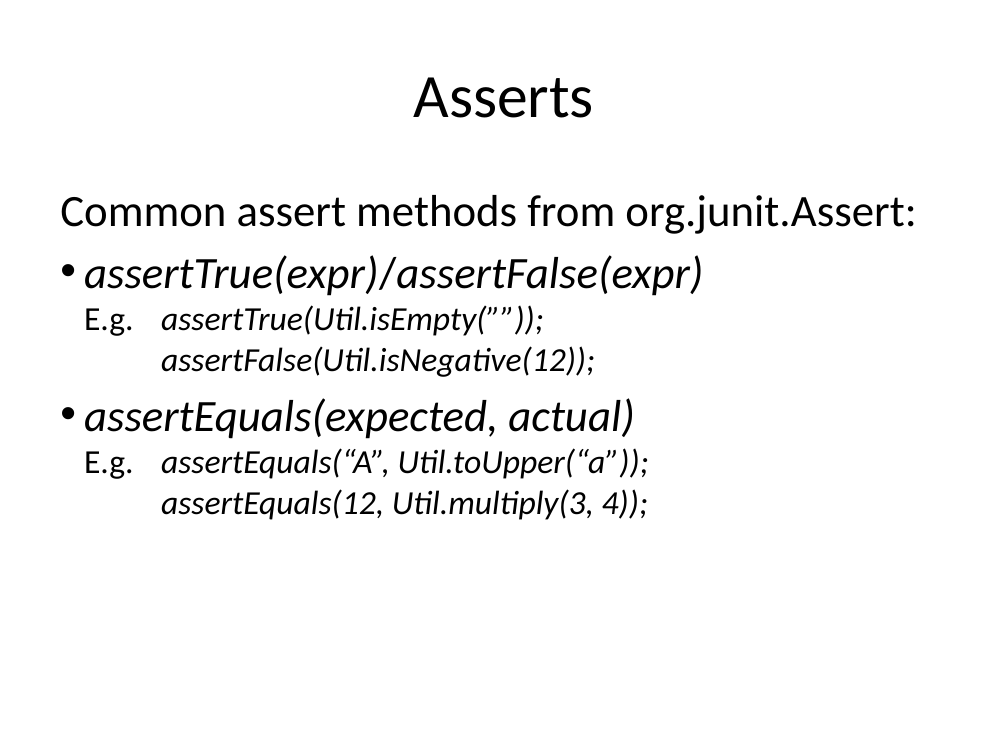
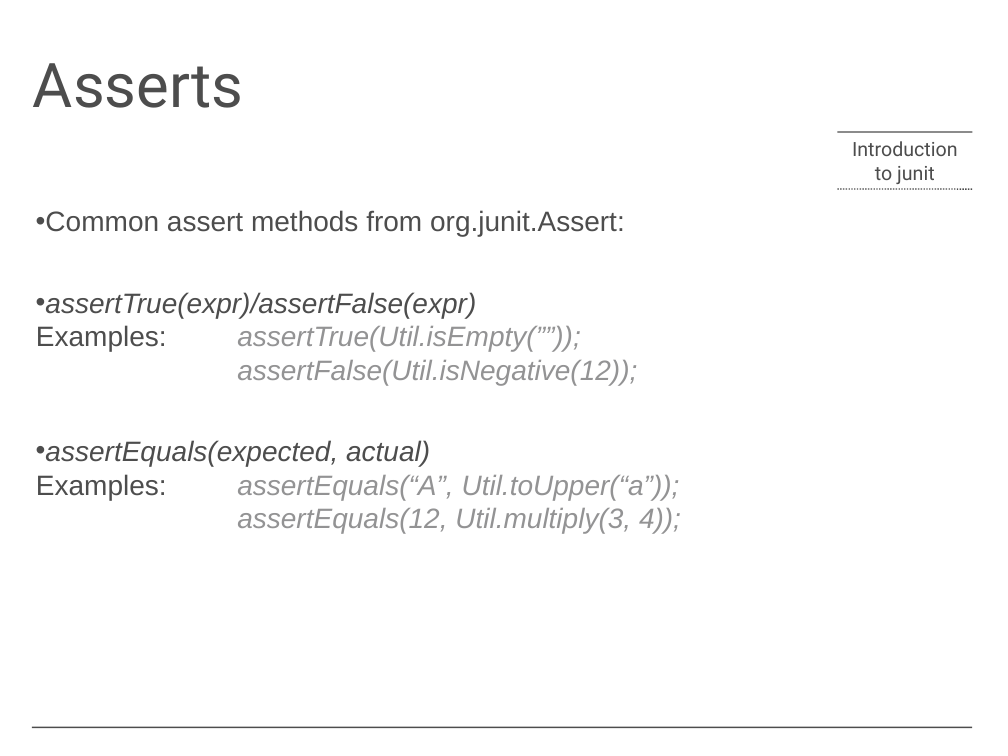
Before and after one commit to keppil/junit-demo, a slide deck: slide 5 of slides/Introduction to Junit.ppt. Drawn at 1008x756 pixels with LibreOffice and Linux fonts; fonts in the diff are those of the drawing; background and template pictures are left out. Boxes give left, top, right and bottom in pixels: in the first picture for what was removed or moved away, otherwise in the second. Text is boxed around its words. In the diff, an @@ line names an element or a change of style, - is before the commit and + after.

Commit message:
Updated slides

```diff
--- a/slides/Introduction to Junit.ppt
+++ b/slides/Introduction to Junit.ppt
@@ title "Asserts" moved from (x1=414, y1=77, x2=595, y2=118) to (x1=33, y1=63, x2=244, y2=108) @@
@@ title "Asserts" at (x1=33, y1=63, x2=244, y2=108): font Calibri to Roboto, text colour #000000 to #4D4D4D; alignment centre to left; line spacing 1 to 0.7; vertical alignment middle to bottom @@
@@ line added from (838, 132) to (973, 132), #4D4D4D 0.99 pt @@
@@ text added at (x1=852, y1=141, x2=958, y2=184), 14 pt, text #4D4D4D @@
+Introduction to junit
@@ text "Common assert methods from org.junit.Assert:" moved from (x1=60, y1=195, x2=916, y2=520) to (x1=36, y1=210, x2=681, y2=533) @@
@@ line added from (838, 190) to (973, 190), #4D4D4D 0.99 pt dashed @@
@@ text at (x1=36, y1=210, x2=625, y2=236): size 32 to 20 pt, font Calibri to Arial, text colour #000000 to #4D4D4D in "Common assert methods from org.junit.Assert:"; bullet none to •; less space between paragraphs @@
@@ text at (x1=36, y1=292, x2=681, y2=533): text changed; size 24 to 20 pt; font Calibri to Arial; text colour #000000 to #939394 @@
-• assertTrue(expr)/assertFalse(expr)
-  E.g. assertTrue(Util.isEmpty(””));
-  assertFalse(Util.isNegative(12));
-• assertEquals(expected, actual)
-  E.g. assertEquals(“A”, Util.toUpper(“a”));
-  assertEquals(12, Util.multiply(3, 4));
+• assertTrue(expr)/assertFalse(expr)
+  Examples: assertTrue(Util.isEmpty(””));
+  assertFalse(Util.isNegative(12));
+• assertEquals(expected, actual)
+  Examples: assertEquals(“A”, Util.toUpper(“a”));
+  assertEquals(12, Util.multiply(3, 4));
@@ line added from (973, 728) to (32, 728), #4D4D4D 0.99 pt @@
```
Also in this commit, not shown: 7 other slides changed.
